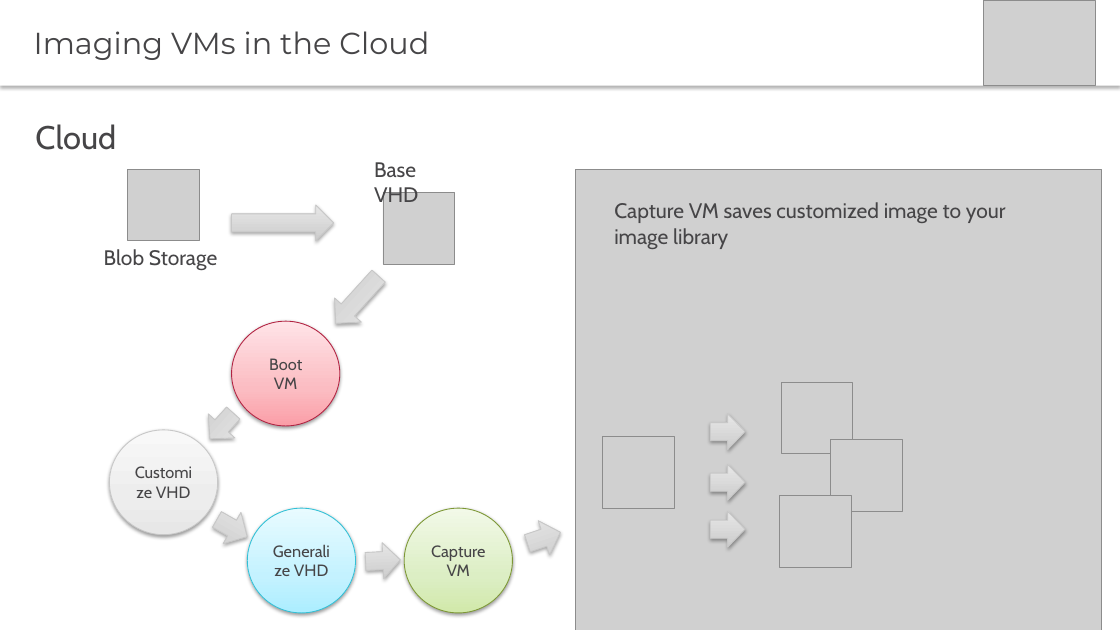
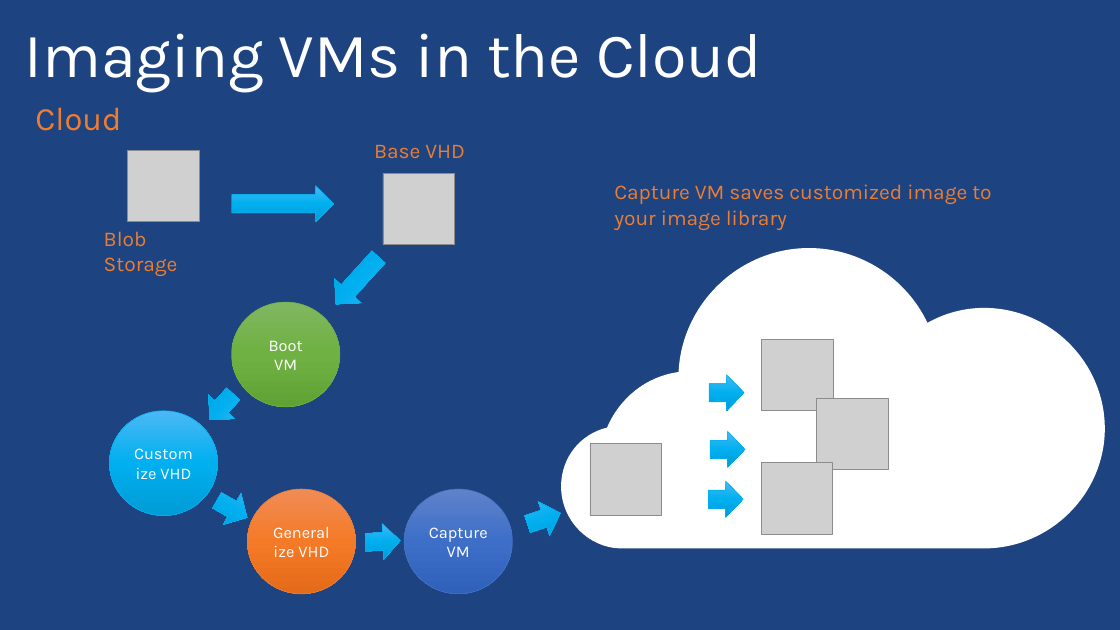
Before and after one commit to PyroJoke/AzureBootcamp2015Kharkiv, a slide deck: slide 31 of Virtual Machines Automated Deployment/Global Azure Bootcamp - Automating Azure VMs with Powershell.pptx (slide 25 before the commit). Drawn at 1120x630 pixels with LibreOffice and Linux fonts; fonts in the diff are those of the drawing; grey boxes stand for pictures; background and template pictures are left out. Boxes give left, top, right and bottom in pixels: in the first picture for what was removed or moved away, otherwise in the second. Text is boxed around its words. In the diff, an @@ line names an element or a change of style, - is before the commit and + after.

```diff
--- a/Virtual Machines Automated Deployment/Global Azure Bootcamp - Automating Azure VMs with Powershell.pptx
+++ b/Virtual Machines Automated Deployment/Global Azure Bootcamp - Automating Azure VMs with Powershell.pptx
@@ background #FFFFFF to picture (left out) @@
@@ title "Imaging VMs in the Cloud": place and size @@
-title "Imaging VMs in the Cloud" at [0, 0, 1120, 86]
+title "Imaging VMs in the Cloud" at [25, 33, 762, 93]
@@ title "Imaging VMs in the Cloud" at [25, 33, 762, 93]: size 26 to 54 pt, font Montserrat to Karla, text colour #464547 to #FFFFFF; line spacing 1 to 0.9; less space between paragraphs; vertical alignment middle to bottom; fill #FFFFFF to none; shadow off @@
@@ picture removed at [984, 0, 1096, 86] @@
@@ font Cabin to Karla, text colour #464547 to #ED7D31 in 4 elements at [104, 231, 178, 276], [614, 184, 991, 230], [35, 107, 121, 131], [374, 145, 465, 159] @@
@@ picture removed at [576, 169, 1102, 630] @@
@@ freeform shape added at [561, 248, 1105, 549], fill #FFFFFF @@
@@ ellipse "Boot VM" at [232, 302, 340, 408]: font Cabin to Karla, text colour #464547 to #FFFFFF; fill gradient #FC9FA8 to #FBBCC2 to #FFE4E7 to gradient #81B861 to #6FB242 to #62A336; outline #B12343 0.75 pt to #70AD47 0.5 pt; shadow off @@
@@ picture: place and size @@
-picture at [831, 439, 902, 511]
+picture at [761, 339, 833, 411]
@@ right arrow added at [709, 375, 744, 411], fill gradient #4BB9F5 to #00B0F0 to #009CD5, outline #00B0F0 0.5 pt @@
@@ ellipse "Customize VHD" at [109, 411, 218, 516]: font Cabin to Karla, text colour #464547 to #FFFFFF; fill gradient #E7E7E7 to #EEEEEE to #F8F8F8 to gradient #4BB9F5 to #00B0F0 to #009CD5; outline #C8C8C8 0.75 pt to #00B0F0 0.5 pt; shadow off @@
@@ picture: place and size @@
-picture at [781, 382, 853, 454]
+picture at [817, 398, 888, 470]
@@ picture: place and size @@
-picture at [602, 437, 674, 508]
+picture at [590, 444, 661, 515]
@@ right arrow: place and size @@
-right arrow at [711, 414, 745, 450]
+right arrow at [711, 432, 745, 468]
@@ picture: place and size @@
-picture at [780, 496, 851, 567]
+picture at [761, 463, 833, 534]
@@ ellipse "Generalize VHD" at [247, 489, 355, 594]: font Cabin to Karla, text colour #464547 to #FFFFFF; fill gradient #ACEFFF to #C4F3FF to #E9FAFF to gradient #F18C57 to #F67B28 to #E56C19; outline #34C1D6 0.75 pt to #ED7D31 0.5 pt; shadow off @@
@@ ellipse "Capture VM" at [404, 489, 513, 594]: font Cabin to Karla, text colour #464547 to #FFFFFF; fill gradient #D1E9AB to #DEEEC4 to #F3F9E8 to gradient #6183CB to #3E70CA to #3062BB; outline #7D9836 0.75 pt to #4472C4 0.5 pt; shadow off @@
@@ 6 right arrows, 4 ellipses, 4 texts, 2 pictures: place and size @@
-6 right arrows, 4 ellipses, 4 texts, 2 pictures at [35, 124, 1006, 613]
+6 right arrows, 4 ellipses, 4 texts, 2 pictures at [35, 107, 991, 594]
@@ fill gradient #CCCCCC to #E7E7E7 to gradient #4BB9F5 to #00B0F0 to #009CD5; outline #C8C8C8 0.75 pt to #00B0F0 0.5 pt; shadow off in 8 elements at [711, 432, 745, 468], [708, 481, 743, 518], [322, 245, 392, 317], [208, 485, 256, 534], [232, 186, 334, 222], [196, 382, 246, 432], [365, 523, 401, 560], [522, 496, 566, 541] @@
@@ right arrow: place and size @@
-right arrow at [711, 465, 745, 501]
+right arrow at [708, 481, 743, 518]
@@ right arrow removed at [711, 512, 745, 548] @@
```
Also in this commit, not shown: 21 other slides changed, 12 slides added, 4 slides removed, 4 other files.
